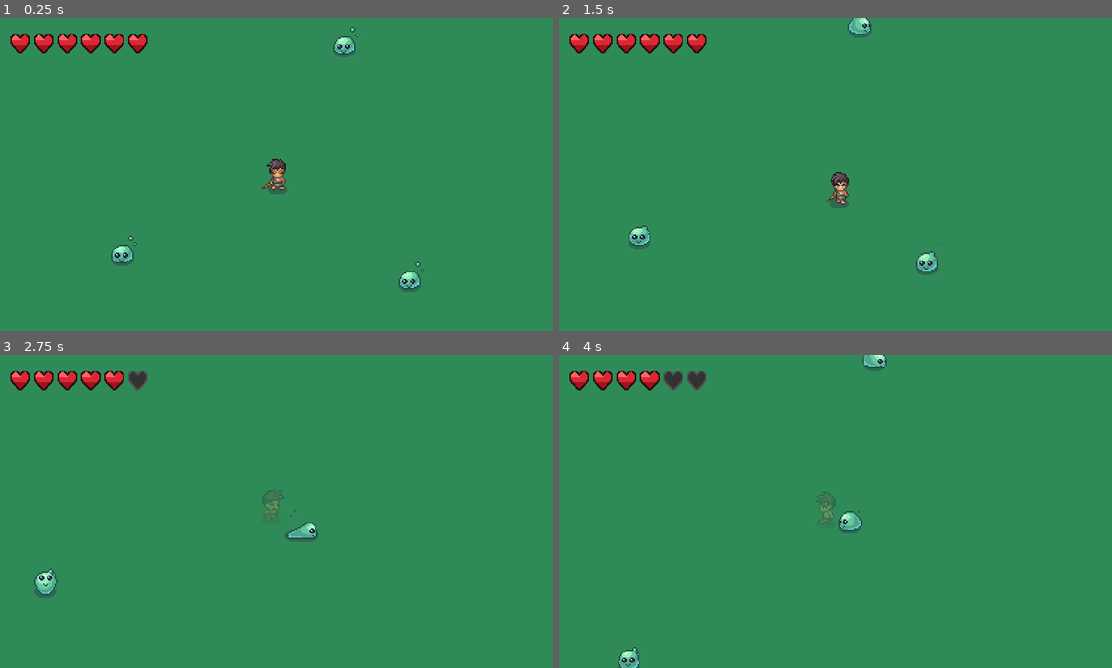
Above: before the commit, frames 1-4 (two rows, left to right).
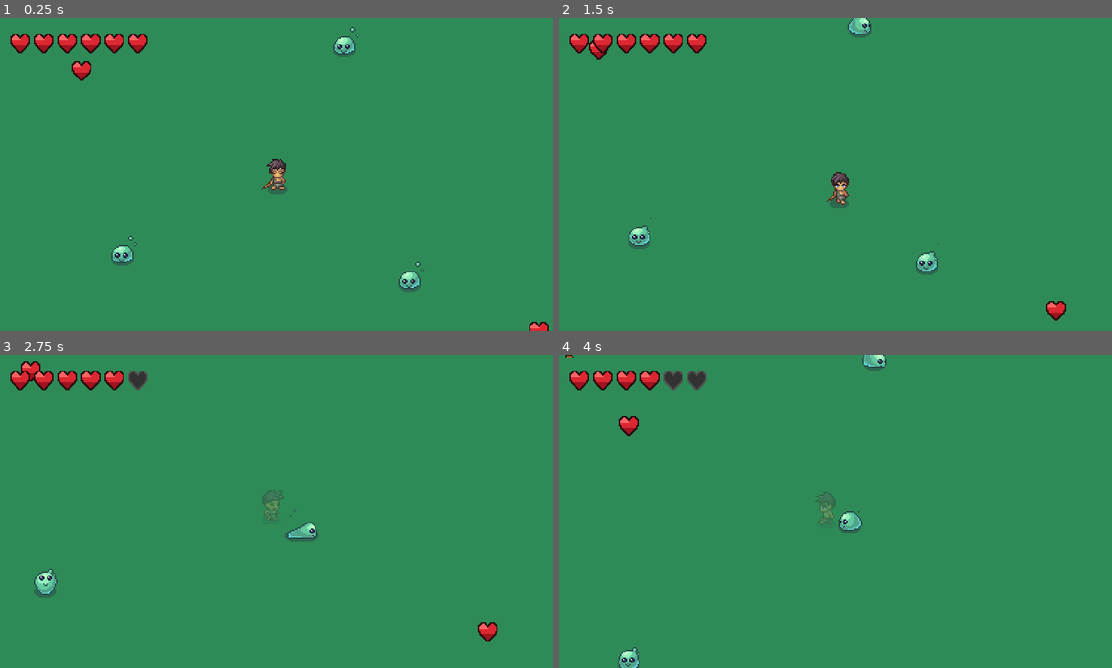
Above: after the commit, the same moments.

Repository: lucasbrandao4770/claude-code-gamedev
Game: Godot game, scene res://scenes/world/game_world.tscn
Two runs of this game, one before a commit and one after it. Both use one fixed random seed, a clock stepped at 60 frames per second and the inputs below. Sound files missing from this copy of the repository are replaced by a short silence.
Inputs:
- Up to frame 1 (0.25 s): no input
- Up to frame 2 (1.5 s): hold D (move_right) 0.53-1.28 s; hold K (interact, bound only before the commit) 0.53-1.28 s; tap J (attack) at 0.6 s; hold S (move_down) from 1.28 s (still down); tap K (interact, bound only before the commit) at 1.35 s
- Up to frame 3 (2.75 s): tap J (attack) at 1.55, 2.1 s; release S (move_down) at 2.03 s; hold D (move_right) from 2.03 s (still down); hold K (interact, bound only before the commit) from 2.03 s (still down)
- Up to frame 4 (4 s): release D (move_right) at 2.78 s; release K (interact, bound only before the commit) at 2.78 s; hold W (move_up) 2.78-3.53 s; tap K (interact, bound only before the commit) at 2.85 s; tap J (attack) at 3.05, 3.6 s; hold A (move_left) from 3.53 s (still down); hold K (interact, bound only before the commit) from 3.53 s (still down)

The runs differ from the first frame. In frame 1, 0.3% of the frame differs, in the area x 12-100%, y 13-100%; in frame 2, 0.3%; in frame 3, 0.3%, in the area x 3-90%, y 1-92%; in frame 4, 0.2%.

Commit message:
feat(forge-v2): add heart pickups, NPC dialogue, and polish
- Heart pickups: bobbing animation, heal on contact, coin SFX
- NPC: knight sprite, 3-line English dialogue, game pauses during chat
- NPC interaction uses "interact" action (J/Z/Space, same keys as attack)
- Dialog suppresses attack via GameManager.dialog_active flag
- "..." continuation hint in bottom-right of dialog box
- Music keeps playing during NPC dialog (PROCESS_MODE_ALWAYS)
- Prompt label shows "[J]" matching actual keybind

All MUST HAVE + SHOULD HAVE features complete.

Co-Authored-By: Claude Opus 4.6 (1M context) <noreply@anthropic.com>

Diff:
--- a/examples/forge-of-worlds-v2/project.godot
+++ b/examples/forge-of-worlds-v2/project.godot
@@ -59,9 +59,9 @@
 }
 interact={
 "deadzone": 0.2,
-"events": [Object(InputEventKey,"resource_local_to_scene":fa …(120 unchanged characters)… essed":false,"pressed":false,"keycode":75,"physical_keycode":0,"key_label":0,"unicode":0,"location":0,"echo":false,"script":null)
-, Object(InputEventKey,"resource_local_to_scene":false,"resource_name":"","device":-1,"window_id":0,"alt_pressed":false,"shift_pressed":false,"ctrl_pressed":false,"meta_pressed":false,"pressed":false,"keycode":88,"physical_keycode":0,"key_label":0,"unicode":0,"location":0,"echo":false,"script":null)
-, Object(InputEventKey,"resource_local_to_scene":false,"reso …(110 unchanged characters)… ressed":false,"pressed":false,"keycode":4194309,"physical_keycode":0,"key_label":0,"unicode":0,"location":0,"echo":false,"script":null)
+"events": [Object(InputEventKey,"resource_local_to_scene":fa …(120 unchanged characters)… essed":false,"pressed":false,"keycode":74,"physical_keycode":0,"key_label":0,"unicode":0,"location":0,"echo":false,"script":null)
+, Object(InputEventKey,"resource_local_to_scene":false,"resource_name":"","device":-1,"window_id":0,"alt_pressed":false,"shift_pressed":false,"ctrl_pressed":false,"meta_pressed":false,"pressed":false,"keycode":90,"physical_keycode":0,"key_label":0,"unicode":0,"location":0,"echo":false,"script":null)
+, Object(InputEventKey,"resource_local_to_scene":false,"reso …(110 unchanged characters)… ressed":false,"pressed":false,"keycode":32,"physical_keycode":0,"key_label":0,"unicode":0,"location":0,"echo":false,"script":null)
 ]
 }
 
--- /dev/null
+++ b/examples/forge-of-worlds-v2/scenes/npc/npc.tscn
@@ -0,0 +1,69 @@
+[gd_scene load_steps=4 format=3]
+
+[ext_resource type="Script" path="res://scripts/npc/npc.gd" id="1_script"]
+[ext_resource type="Texture2D" uid="uid://dm8ocxak763pk" path="res://assets/sprites/npcs/Knight/Idle/Idle-Sheet.png" id="2_texture"]
+
+[sub_resource type="CircleShape2D" id="shape_interact"]
+radius = 32.0
+
+[node name="NPC" type="Area2D"]
+collision_layer = 0
+collision_mask = 2
+monitoring = true
+script = ExtResource("1_script")
+
+[node name="Sprite2D" type="Sprite2D" parent="."]
+texture = ExtResource("2_texture")
+hframes = 4
+
+[node name="CollisionShape2D" type="CollisionShape2D" parent="."]
+shape = SubResource("shape_interact")
+
+[node name="PromptLabel" type="Label" parent="."]
+visible = false
+offset_left = -8.0
+offset_top = -30.0
+offset_right = 12.0
+offset_bottom = -17.0
+theme_override_font_sizes/font_size = 8
+text = "[J]"
+
+[node name="DialogPanel" type="CanvasLayer" parent="."]
+visible = false
+layer = 20
+process_mode = 3
+
+[node name="PanelContainer" type="PanelContainer" parent="DialogPanel"]
+anchors_preset = 0
+anchor_top = 0.8
+anchor_bottom = 1.0
+anchor_left = 0.0
+anchor_right = 1.0
+offset_top = -20.0
+offset_bottom = -10.0
+offset_left = 10.0
+offset_right = -10.0
+
+[node name="MarginContainer" type="MarginContainer" parent="DialogPanel/PanelContainer"]
+layout_mode = 2
+theme_override_constants/margin_top = 8
+theme_override_constants/margin_left = 8
+theme_override_constants/margin_bottom = 8
+theme_override_constants/margin_right = 8
+
+[node name="VBox" type="VBoxContainer" parent="DialogPanel/PanelContainer/MarginContainer"]
+layout_mode = 2
+
+[node name="DialogLabel" type="Label" parent="DialogPanel/PanelContainer/MarginContainer/VBox"]
+layout_mode = 2
+theme_override_font_sizes/font_size = 8
+text = ""
+autowrap_mode = 2
+
+[node name="ContinueLabel" type="Label" parent="DialogPanel/PanelContainer/MarginContainer/VBox"]
+layout_mode = 2
+theme_override_font_sizes/font_size = 6
+theme_override_colors/font_color = Color(0.7, 0.7, 0.7, 1)
+horizontal_alignment = 2
+text = "..."
+visible = false
--- /dev/null
+++ b/examples/forge-of-worlds-v2/scenes/pickups/heart_pickup.tscn
@@ -0,0 +1,20 @@
+[gd_scene load_steps=4 format=3]
+
+[ext_resource type="Script" path="res://scripts/pickups/heart_pickup.gd" id="1_script"]
+[ext_resource type="Texture2D" path="res://assets/sprites/ui/heart_full.png" id="2_texture"]
+
+[sub_resource type="CircleShape2D" id="1_circle"]
+radius = 8.0
+
+[node name="HeartPickup" type="Area2D"]
+collision_layer = 128
+collision_mask = 2
+monitoring = true
+monitorable = false
+script = ExtResource("1_script")
+
+[node name="Sprite2D" type="Sprite2D" parent="."]
+texture = ExtResource("2_texture")
+
+[node name="CollisionShape2D" type="CollisionShape2D" parent="."]
+shape = SubResource("1_circle")
--- a/examples/forge-of-worlds-v2/scenes/world/game_world.tscn
+++ b/examples/forge-of-worlds-v2/scenes/world/game_world.tscn
@@ -1,9 +1,11 @@
-[gd_scene load_steps=9 format=3]
+[gd_scene load_steps=11 format=3]
 
 [ext_resource type="PackedScene" path="res://scenes/player/player.tscn" id="1_player"]
 [ext_resource type="AudioStream" path="res://assets/audio/music/xDeviruchi - Exploring The Unknown.wav" id="4_music"]
 [ext_resource type="PackedScene" path="res://scenes/enemies/slime.tscn" id="2_slime"]
 [ext_resource type="PackedScene" path="res://scenes/ui/hud.tscn" id="3_hud"]
+[ext_resource type="PackedScene" path="res://scenes/pickups/heart_pickup.tscn" id="5_heart"]
+[ext_resource type="PackedScene" path="res://scenes/npc/npc.tscn" id="6_npc"]
 
 [sub_resource type="RectangleShape2D" id="shape_top"]
 size = Vector2(1920, 10)
@@ -58,11 +60,28 @@
 [node name="Slime3" parent="Enemies" instance=ExtResource("2_slime")]
 position = Vector2(50, -100)
 
+[node name="Pickups" type="Node2D" parent="."]
+
+[node name="Heart1" parent="Pickups" instance=ExtResource("5_heart")]
+position = Vector2(-150, -80)
+
+[node name="Heart2" parent="Pickups" instance=ExtResource("5_heart")]
+position = Vector2(200, 120)
+
+[node name="Heart3" parent="Pickups" instance=ExtResource("5_heart")]
+position = Vector2(-80, 180)
+
+[node name="NPCs" type="Node2D" parent="."]
+
+[node name="Villager" parent="NPCs" instance=ExtResource("6_npc")]
+position = Vector2(-200, -150)
+
 [node name="Player" parent="." instance=ExtResource("1_player")]
 
 [node name="HUD" parent="." instance=ExtResource("3_hud")]
 
 [node name="Music" type="AudioStreamPlayer" parent="."]
+process_mode = 3
 stream = ExtResource("4_music")
 autoplay = true
 volume_db = -20.0
--- a/examples/forge-of-worlds-v2/scripts/autoloads/game_manager.gd
+++ b/examples/forge-of-worlds-v2/scripts/autoloads/game_manager.gd
@@ -6,6 +6,7 @@
 
 var player_hp: int = 6
 var player_max_hp: int = 6
+var dialog_active: bool = false
 
 func reset() -> void:
 	player_hp = player_max_hp
--- /dev/null
+++ b/examples/forge-of-worlds-v2/scripts/npc/npc.gd
@@ -0,0 +1,84 @@
+## NPC com sistema de diálogo — pausa o jogo durante conversa.
+extends Area2D
+
+@export var npc_name: String = "Villager"
+@export var dialog_lines: PackedStringArray = [
+	"Welcome to the Whispering Glades, traveler!",
+	"Watch out for the Slimes... they look harmless, but they bite!",
+	"May your sword stay sharp and your heart stay brave."
+]
+
+@onready var prompt_label: Label = $PromptLabel
+@onready var dialog_panel: CanvasLayer = $DialogPanel
+@onready var dialog_label: Label = $DialogPanel/PanelContainer/MarginContainer/VBox/DialogLabel
+@onready var continue_label: Label = $DialogPanel/PanelContainer/MarginContainer/VBox/ContinueLabel
+
+var player_in_range: bool = false
+var dialog_active: bool = false
+var current_line: int = 0
+
+
+# Precisa processar mesmo com o jogo pausado
+func _ready() -> void:
+	process_mode = Node.PROCESS_MODE_ALWAYS
+	body_entered.connect(_on_body_entered)
+	body_exited.connect(_on_body_exited)
+	dialog_panel.visible = false
+	prompt_label.visible = false
+
+
+func _unhandled_input(event: InputEvent) -> void:
+	if event.is_action_pressed("interact"):
+		if dialog_active:
+			_advance_dialog()
+			get_viewport().set_input_as_handled()
+		elif player_in_range:
+			_start_dialog()
+			get_viewport().set_input_as_handled()
+
+
+func _start_dialog() -> void:
+	dialog_active = true
+	GameManager.dialog_active = true
+	current_line = 0
+	prompt_label.visible = false
+	dialog_panel.visible = true
+	dialog_label.text = npc_name + ": " + dialog_lines[current_line]
+	_update_continue_hint()
+	get_tree().paused = true
+
+
+func _advance_dialog() -> void:
+	current_line += 1
+	if current_line >= dialog_lines.size():
+		_end_dialog()
+		return
+	dialog_label.text = npc_name + ": " + dialog_lines[current_line]
+	_update_continue_hint()
+
+
+## Mostra ou esconde o indicador de continuação.
+func _update_continue_hint() -> void:
+	continue_label.visible = current_line < dialog_lines.size() - 1
+
+
+func _end_dialog() -> void:
+	dialog_active = false
+	GameManager.dialog_active = false
+	dialog_panel.visible = false
+	get_tree().paused = false
+	if player_in_range:
+		prompt_label.visible = true
+
+
+func _on_body_entered(body: Node2D) -> void:
+	if body.is_in_group("player"):
+		player_in_range = true
+		if not dialog_active:
+			prompt_label.visible = true
+
+
+func _on_body_exited(body: Node2D) -> void:
+	if body.is_in_group("player"):
+		player_in_range = false
+		prompt_label.visible = false
--- /dev/null
+++ b/examples/forge-of-worlds-v2/scripts/pickups/heart_pickup.gd
@@ -0,0 +1,36 @@
+## Pickup de coração — restaura 1 HP ao jogador ao ser coletado.
+extends Area2D
+
+@export var heal_amount: int = 1
+
+@onready var sprite: Sprite2D = $Sprite2D
+
+var _bob_timer: float = 0.0
+
+
+func _ready() -> void:
+	body_entered.connect(_on_body_entered)
+
+
+func _process(delta: float) -> void:
+	# Efeito de flutuar suavemente (bobbing)
+	_bob_timer += delta * 3.0
+	sprite.position.y = sin(_bob_timer) * 2.0
+
+
+func _on_body_entered(body: Node2D) -> void:
+	if body.is_in_group("player"):
+		GameManager.heal(heal_amount)
+		# Toca som de coleta antes de remover o pickup
+		_play_pickup_sound()
+		queue_free()
+
+
+func _play_pickup_sound() -> void:
+	var sfx: AudioStreamPlayer = AudioStreamPlayer.new()
+	sfx.stream = preload("res://assets/audio/sfx/handleCoins.ogg")
+	sfx.volume_db = -5.0
+	# Adiciona ao pai para que o som continue tocando após queue_free()
+	get_parent().add_child(sfx)
+	sfx.play()
+	sfx.finished.connect(sfx.queue_free)
--- a/examples/forge-of-worlds-v2/scripts/player/player.gd
+++ b/examples/forge-of-worlds-v2/scripts/player/player.gd
@@ -74,6 +74,7 @@
 	sword_hitbox.add_to_group("player_hitbox")
 	sword_collision.set_deferred("disabled", true)
 	hurt_box.area_entered.connect(_on_hurt_box_area_entered)
+	GameManager.player_hp_changed.connect(_on_gm_hp_changed)
 	_switch_sprite_sheet(State.IDLE)
 	health_changed.emit(hp, max_hp)
 
@@ -112,7 +113,7 @@
 		_change_state(State.WALK)
 		return
 
-	if Input.is_action_just_pressed("attack"):
+	if Input.is_action_just_pressed("attack") and not GameManager.dialog_active:
 		_change_state(State.ATTACK)
 		return
 
@@ -128,7 +129,7 @@
 		_change_state(State.IDLE)
 		return
 
-	if Input.is_action_just_pressed("attack"):
+	if Input.is_action_just_pressed("attack") and not GameManager.dialog_active:
 		_change_state(State.ATTACK)
 		return
 
@@ -317,6 +318,12 @@
 			return
 
 
+## Sincroniza o HP local quando o GameManager atualiza (ex.: pickup de coração).
+func _on_gm_hp_changed(current_hp: int, _max_hp: int) -> void:
+	hp = current_hp
+	health_changed.emit(hp, max_hp)
+
+
 ## Efeito de piscar durante invencibilidade — alterna opacidade do sprite.
 func _update_blink(delta: float) -> void:
 	blink_timer += delta
Binary file added: examples/forge-of-worlds-v2/assets/sprites/npcs/Knight/Idle/Idle-Sheet.png
Not shown, added: examples/forge-of-worlds-v2/assets/sprites/npcs/Knight/Idle/Idle-Sheet.png.import
Not shown, added: examples/forge-of-worlds-v2/scripts/npc/npc.gd.uid
Not shown, added: examples/forge-of-worlds-v2/scripts/pickups/heart_pickup.gd.uid
Not shown, added: examples/forge-of-worlds-v2/scripts/ui/hud.gd.uid
